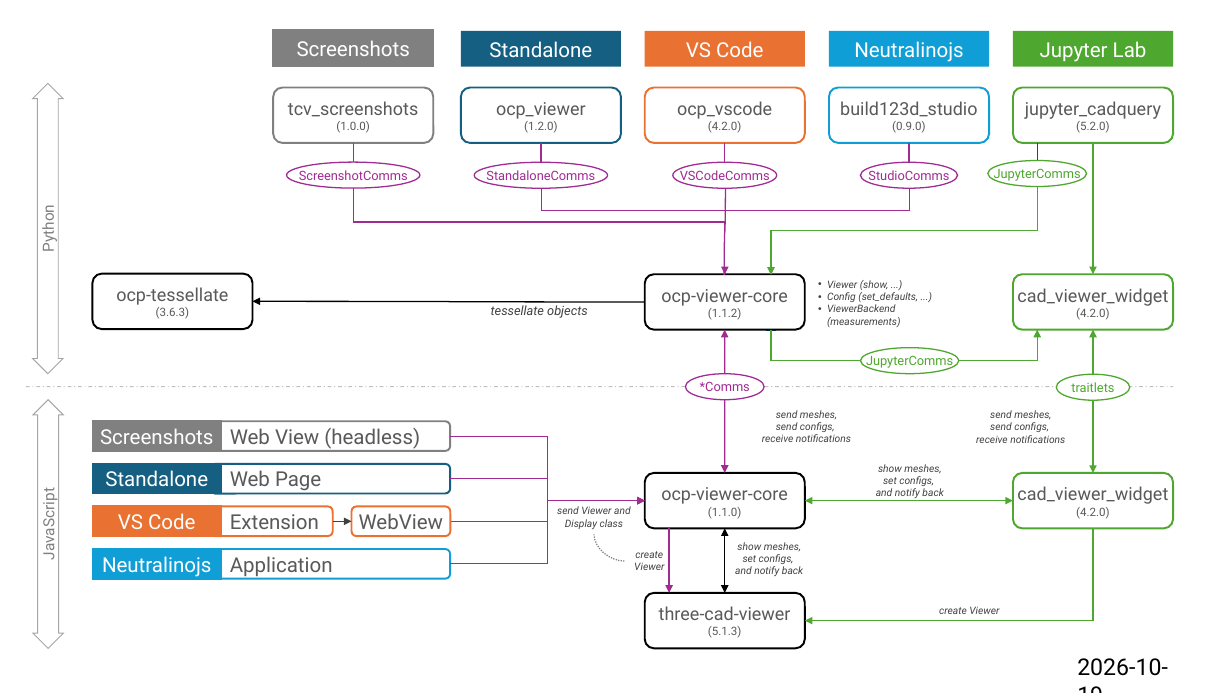
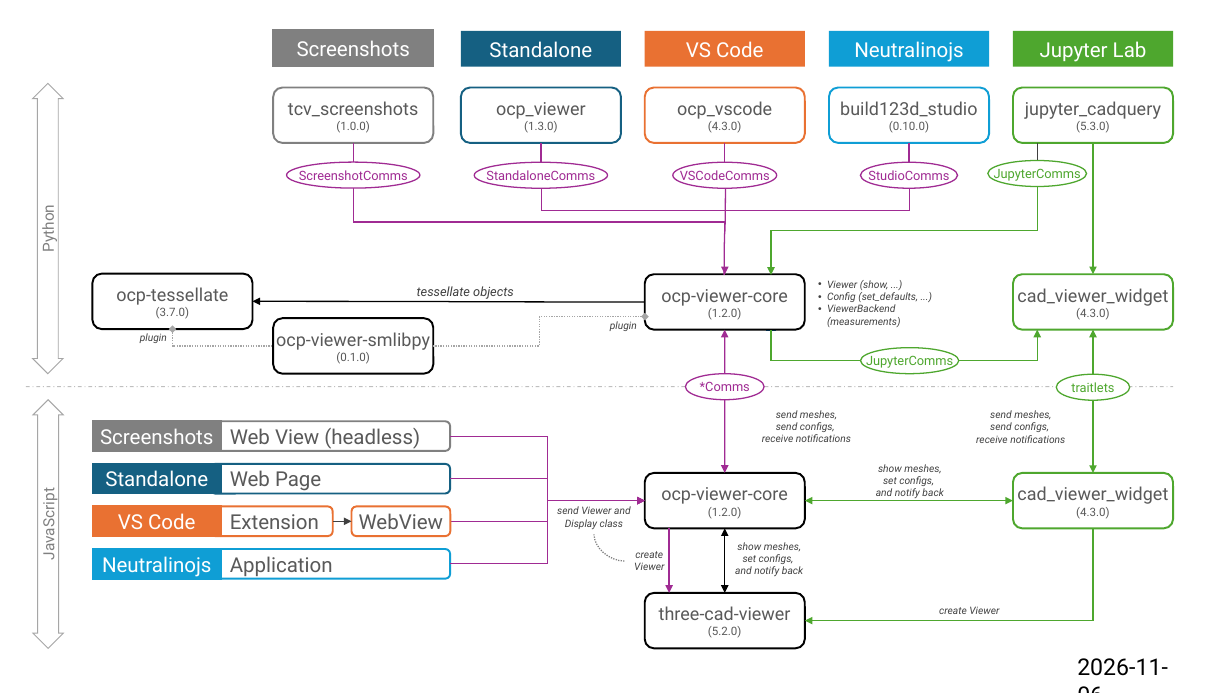
Before and after one commit to bernhard-42/ocp_viewer_docs, a slide deck: slide 2 of architecture/viewer-ecosystem.pptx. Drawn at 1232x693 pixels with LibreOffice and Linux fonts; fonts in the diff are those of the drawing. Boxes give left, top, right and bottom in pixels: in the first picture for what was removed or moved away, otherwise in the second. Text is boxed around its words. In the diff, an @@ line names an element or a change of style, - is before the commit and + after.

Commit message:
added ocp-viewer-smlibpy and updated versions

```diff
--- a/architecture/viewer-ecosystem.pptx
+++ b/architecture/viewer-ecosystem.pptx
@@ text in rounded rectangle at box(840, 101, 977, 133): text changed @@
-build123d_studio
-(0.9.0)
+build123d_studio
+(0.10.0)
@@ text in rounded rectangle at box(116, 287, 228, 319): text changed @@
-ocp-tessellate
-(3.6.3)
+ocp-tessellate
+(3.7.0)
@@ text "tessellate objects": place and size @@
-text "tessellate objects" at box(491, 305, 588, 318)
+text "tessellate objects" at box(417, 286, 514, 299)
@@ text in rounded rectangle at box(661, 289, 788, 320): text changed @@
-ocp-viewer-core
-(1.1.2)
+ocp-viewer-core
+(1.2.0)
@@ elbow arrow added from (274, 346) to (173, 329), #A6A6A6 1 pt dashed @@
@@ rounded rectangle added at box(274, 318, 433, 373), fill #FFFFFF, outline #000000 1.5 pt, 14 pt, text #595959 @@
+ocp-viewer-smlibpy
+(0.1.0)
@@ elbow arrow added from (433, 346) to (645, 317), #A6A6A6 1 pt dashed @@
@@ text added at box(610, 321, 637, 331), 8 pt, text #404040, italic @@
+plugin
@@ text added at box(140, 333, 167, 343), 8 pt, text #404040, italic @@
+plugin
@@ text in rounded rectangle at box(661, 487, 788, 519): text changed @@
-ocp-viewer-core
-(1.1.0)
+ocp-viewer-core
+(1.2.0)
@@ text in rounded rectangle at box(659, 606, 791, 638): text changed @@
-three-cad-viewer
-(5.1.3)
+three-cad-viewer
+(5.2.0)
@@ text at box(1077, 658, 1168, 676): text changed @@
-2026-10-19
+2026-11-06
```
Also in this commit, not shown: 1 other slide changed.
